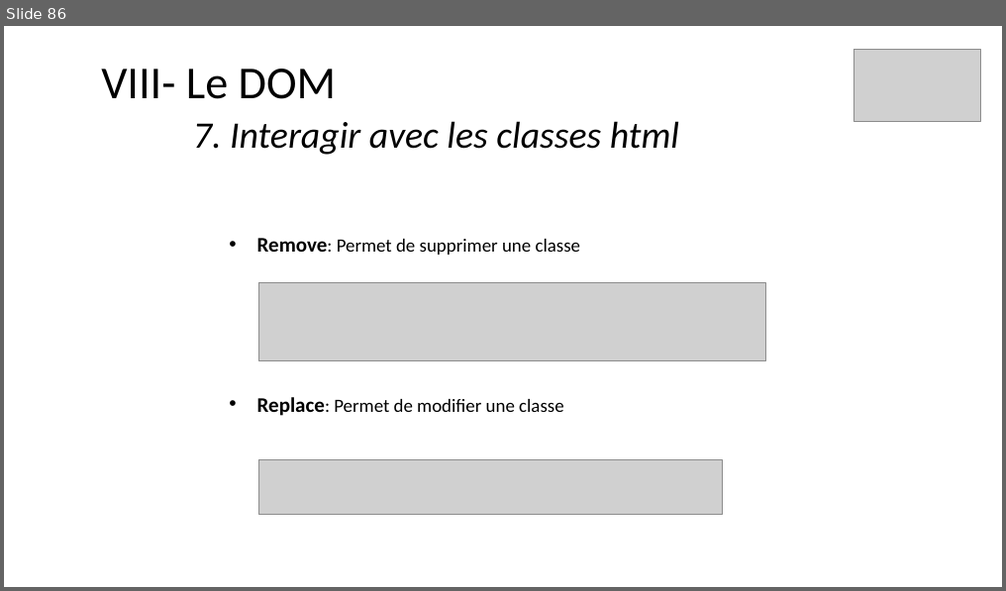
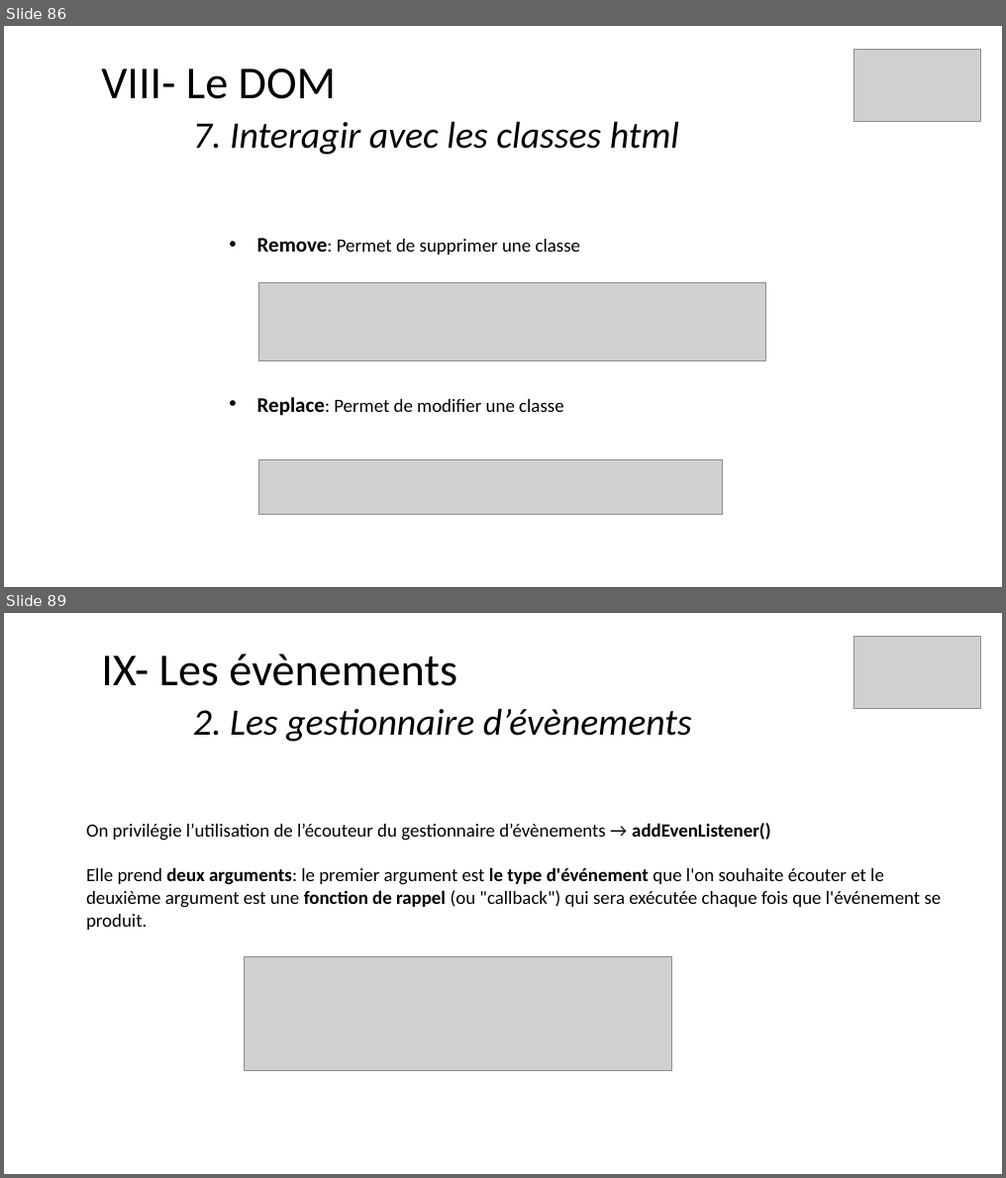
Before and after one commit to ArMb57/JavaScript, a slide deck: cours.pptx. Shown one above the other, each under a label of ours: slide 86 before the commit, slides 86 and 89 after it; the slides between them are not shown. The pictures are 1006x591 and 1006x1178 pixels, drawn with LibreOffice and Linux fonts; fonts in the diff are those of the drawing; grey boxes stand for pictures. Boxes give left, top, right and bottom in pixels: in the first picture for what was removed or moved away, otherwise in the second. Text is boxed around its words. In the diff, an @@ line names an element or a change of style, - is before the commit and + after.

```diff
--- a/cours.pptx
+++ b/cours.pptx
@@ slide 89 added at (x1=4, y1=613, x2=1002, y2=1174), background #FFFFFF @@
@@ picture added at (x1=853, y1=636, x2=981, y2=708) @@
@@ title added at (x1=101, y1=654, x2=692, y2=742), 36 pt, text #000000, italic @@
+IX- Les évènements
+2. Les gestionnaire d’évènements
@@ text added at (x1=86, y1=823, x2=942, y2=930), 18 pt, text #000000 @@
+On privilégie l’utilisation de l’écouteur du gestionnaire d’évènements → addEvenListener()
+Elle prend deux arguments: le premier argument est le type d'événement que l'on souhaite écouter et le deuxième argument est une fonction de rappel (ou "callback") qui sera exécutée chaque fois que l'événement se produit.
@@ picture added at (x1=244, y1=957, x2=672, y2=1070) @@
```
Also in this commit, not shown: 9 other slides added.
